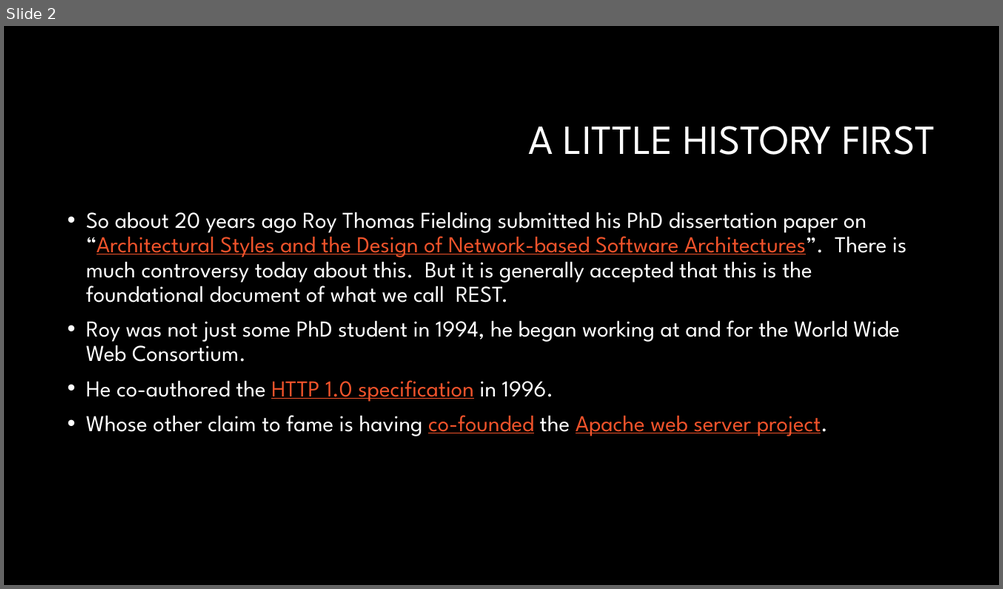
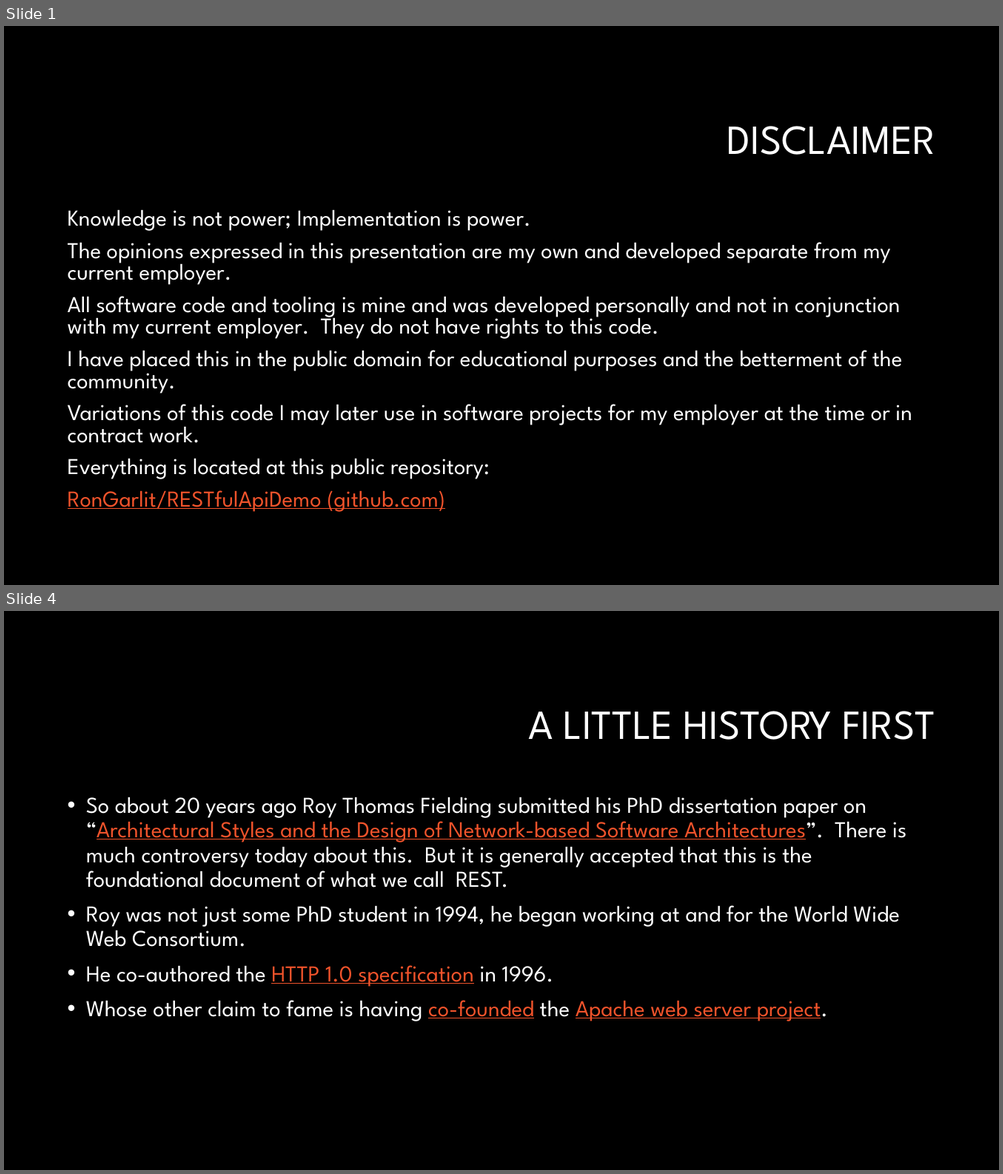
Before and after one commit to RonGarlit/RESTfulApiDemo, a slide deck: RESTful API the HATEOAS Way.pptx. Shown one above the other, each under a label of ours: slide 2 before the commit, slides 1 and 4 after it; the slides between them are not shown. The pictures are 1003x589 and 1003x1174 pixels, drawn with LibreOffice and Linux fonts; fonts in the diff are those of the drawing; background and template pictures are left out. Boxes give left, top, right and bottom in pixels: in the first picture for what was removed or moved away, otherwise in the second. Text is boxed around its words. In the diff, an @@ line names an element or a change of style, - is before the commit and + after.

```diff
--- a/RESTful API the HATEOAS Way.pptx
+++ b/RESTful API the HATEOAS Way.pptx
@@ slide 1 added at [4, 26, 999, 585], background #000000 @@
@@ title added at [727, 126, 935, 155], 40 pt, text #FFFFFF @@
+DISCLAIMER
@@ text added at [68, 210, 911, 512], 22 pt, text #FFFFFF @@
+Knowledge is not power; Implementation is power.
+The opinions expressed in this presentation are my own and developed separate from my current employer.
+All software code and tooling is mine and was developed personally and not in conjunction with my current employer. They do not have rights to this code.
+I have placed this in the public domain for educational purposes and the betterment of the community.
+Variations of this code I may later use in software projects for my employer at the time or in contract work.
+Everything is located at this public repository:
+RonGarlit/RESTfulApiDemo (github.com)
@@ what was slide 2 is now slide 4 @@
```
Also in this commit, not shown: 1 slide changed, 1 other slide added.
